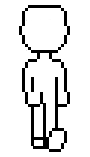
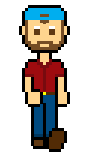
The second 90px x 157px image is a revision of the first. Changes to its layers:
renamed "Layer 1" to "Layer 3", painted on it over [22, 8, 67, 149]
